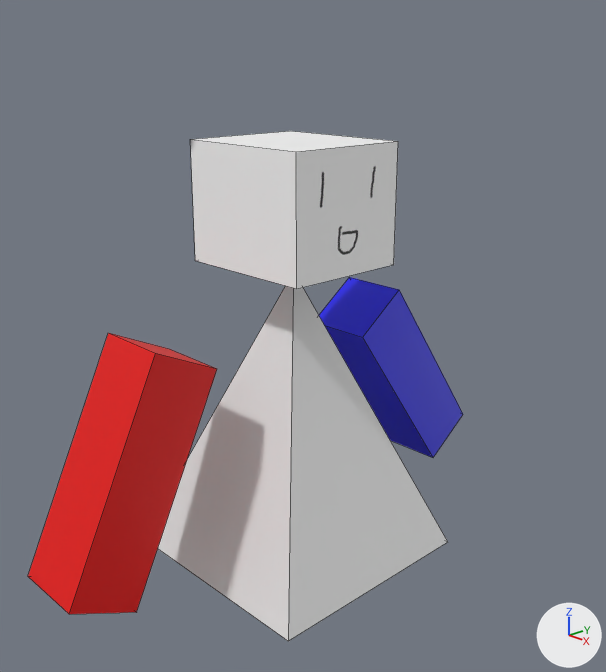
Renders of the Blender file Resources/player/player.blend from each side of a commit.
Before and after are seen from a 50 mm camera at (4.97, -4.62, 3.61) aimed at (0.06, 0.05, 1.34). Arrows for +X, +Y and +Z are at lower right; the lights stay in place. Mesh edges are drawn as thin lines.

In view in the first picture: 'Cube', '立方体', '立方体.001', '立方体.002'.
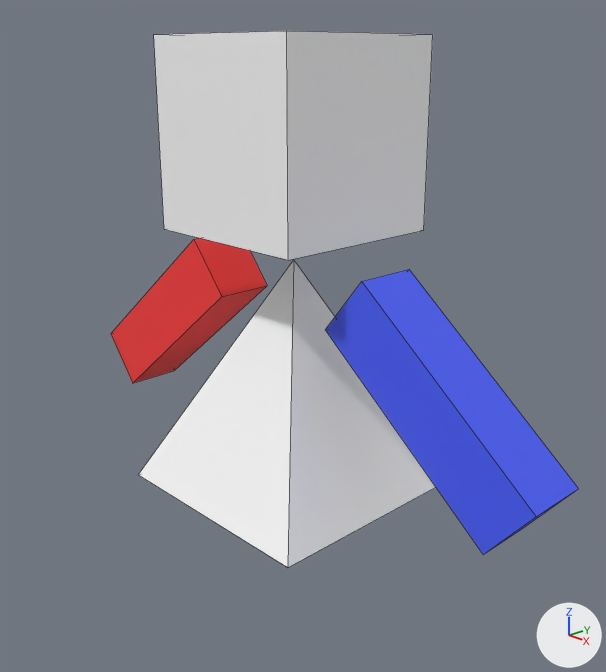
Patch to the scene script:
```diff
--- a/Resources/player/player.blend.py
+++ b/Resources/player/player.blend.py
@@ img_body @@
+img_body = load_image('body', 'body.png', 1024, 1024, 'sRGB')
@@ img_right @@
+img_right = load_image('right', 'right.png', 1024, 1024, 'sRGB')
@@ img_left @@
+img_left = load_image('left', 'player.png', 1024, 1024, 'sRGB')
@@ mat_マテリアル_001 @@
 mat_マテリアル_001 = principled_material('マテリアル.001')
-mat_マテリアル_001.base_color = (0.00253, 0.0, 0.8)  # blue #0800e7
+mat_マテリアル_001.texture = img_left
@@ mat_マテリアル @@
 mat_マテリアル = principled_material('マテリアル')
-mat_マテリアル.base_color = (0.8, 0.00129, 0.0)  # red #e70400
+mat_マテリアル.texture = img_right
@@ mat_body @@
+mat_body = principled_material('body')
+mat_body.texture = img_body
@@ mat_マテリアル_004 @@
+mat_マテリアル_004 = principled_material('マテリアル.004')
+mat_マテリアル_004.texture = img_body
@@ me_cube @@
 # used by ob_cube; location = (0.0, 0.0, 0.34)
-me_cube.from_pydata(...)  # 5 vertices, 5 faces; spans x -1.0..1.0, y -1.0..1.0, z -1.0..1.56
+me_cube.from_pydata(...)  # 29 vertices, 23 faces; spans x -1.0..1.0, y -2.52..2.52, z -1.0..2.96
+# me_cube part 1: 5 faces spanning x -1.0..1.0, y -1.0..1.0, z -1.0..1.56 switch from mat_material (white #e7e7e7) to mat_body (picture img_body)
@@ me_立方体_002 @@
 me_立方体_002.from_pydata(...)  # 8 vertices, 6 faces; spans x -1.0..1.0, y -1.0..1.0, z -1.0..1.0
-me_立方体_002.materials.append(mat_マテリアル)  # red #e70400
+me_立方体_002.materials.append(mat_マテリアル_002)  # picture img_無題
@@ me_立方体_007 @@
+me_立方体_007.from_pydata(...)  # a box spanning x -1.0..1.0, y -1.0..1.0, z -1.0..1.0
+me_立方体_007.materials.append(mat_マテリアル)  # picture img_right
@@ me_立方体_003 @@
+me_立方体_003.from_pydata(...)  # 5 vertices, 5 faces; spans x -1.0..1.0, y -1.0..1.0, z -1.0..1.0
+me_立方体_003.materials.append(mat_マテリアル_004)  # picture img_body
@@ ob_cube @@
 ob_cube = bpy.data.objects.new('Cube', me_cube)
-ob_cube.location = (0.0, 0.0, 0.34)
+ob_cube.location = (0.0, 0.0, 1.01)
+ob_cube.scale = (-0.686, 0.596, 0.717)
+ob_cube.hide_set(True)
@@ ob_立方体 @@
-ob_立方体 = bpy.data.objects.new('立方体', me_立方体)
-ob_立方体.location = (0.0, 0.0, 2.84)
@@ ob_立方体_001 @@
 ob_立方体_001 = bpy.data.objects.new('立方体.001', me_立方体_001)
-ob_立方体_001.location = (-0.26, 1.63, 0.52)
-ob_立方体_001.rotation_euler = (0.621, 0.0, 0.0)  # degrees (36, 0, 0)
-ob_立方体_001.scale = (0.323, 0.307, 1.0)
+ob_立方体_001.location = (-1.6, 0.0, 1.2)
+ob_立方体_001.rotation_euler = (0.0, 0.89, 0.0)  # degrees (0, 51, 0)
+ob_立方体_001.scale = (0.293, 0.266, 1.0)
@@ ob_立方体_002 @@
 ob_立方体_002 = bpy.data.objects.new('立方体.002', me_立方体_002)
-ob_立方体_002.location = (-0.26, -1.59, 0.52)
-ob_立方体_002.rotation_euler = (-0.45, 0.0, 0.0)  # degrees (-26, 0, 0)
-ob_立方体_002.scale = (0.323, 0.307, 1.0)
+ob_立方体_002.location = (0.0, 0.0, 3.0)
+ob_立方体_002.scale = (0.75, 0.75, 0.75)
@@ ob_right @@
+ob_right = bpy.data.objects.new('right', me_立方体_007)
+ob_right.location = (1.6, 0.0, 1.2)
+ob_right.rotation_euler = (0.0, -0.89, 0.0)  # degrees (0, -51, 0)
+ob_right.scale = (0.293, 0.266, 1.0)
@@ ob_body @@
+ob_body = bpy.data.objects.new('body', me_立方体_003)
+ob_body.location = (0.0, 0.0, 1.0)
```

Location of each change, [x1, y1, x2, y2] in pixels of the pictures (606 x 672 px):
'立方体.002', surface changed, recoloured, moved, rescaled, turned
    before: [28, 333, 217, 614]
    after: [154, 31, 433, 260]
'Cube', hidden
    before: [158, 286, 448, 641]
'body', added
    after: [138, 260, 435, 567]
'right', added (blue)
    after: [326, 269, 579, 555]
'立方体', deleted
    before: [190, 131, 398, 289]
'立方体.001', surface changed, moved, turned, rescaled
    before: [319, 277, 463, 458]
    after: [111, 238, 267, 383]
